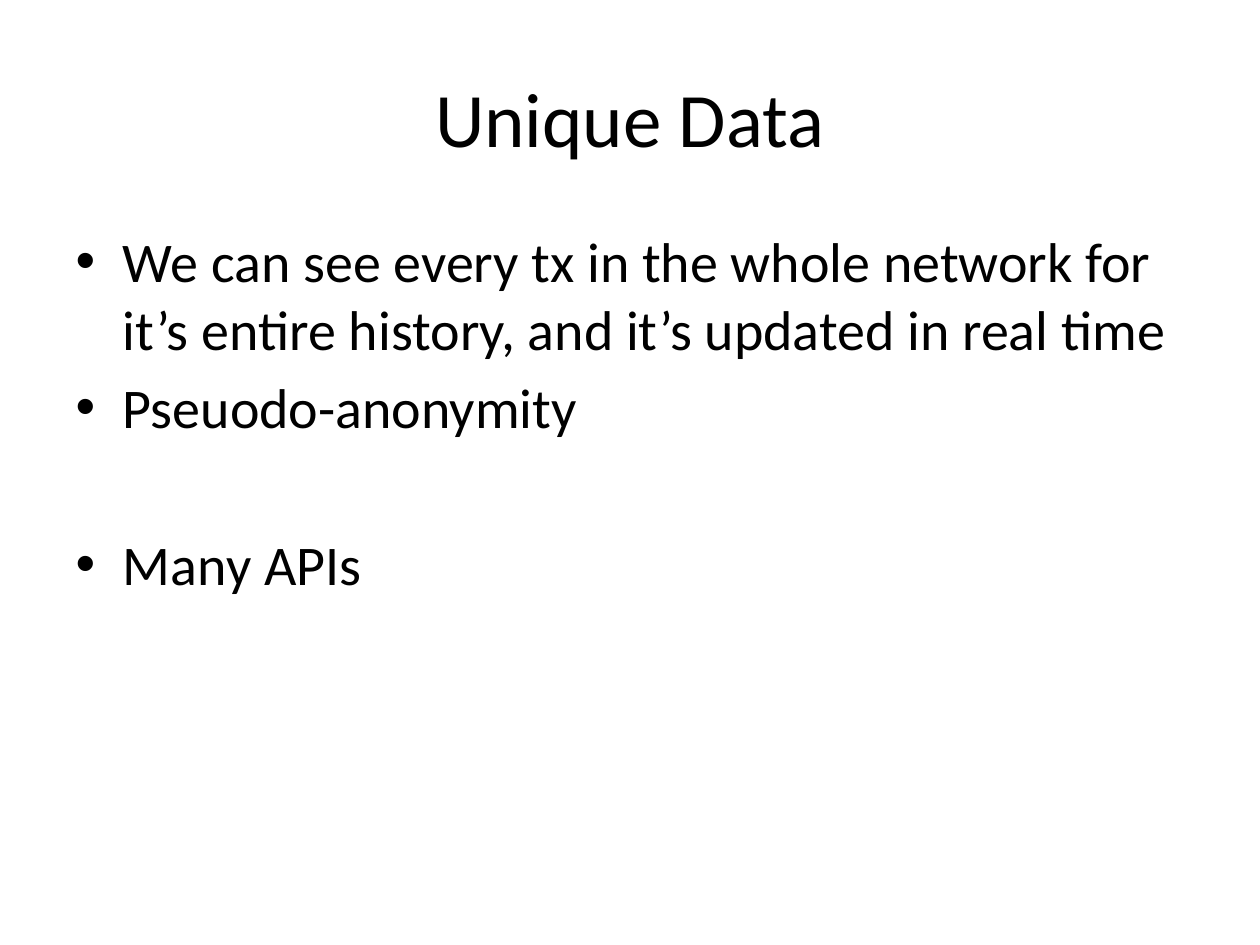
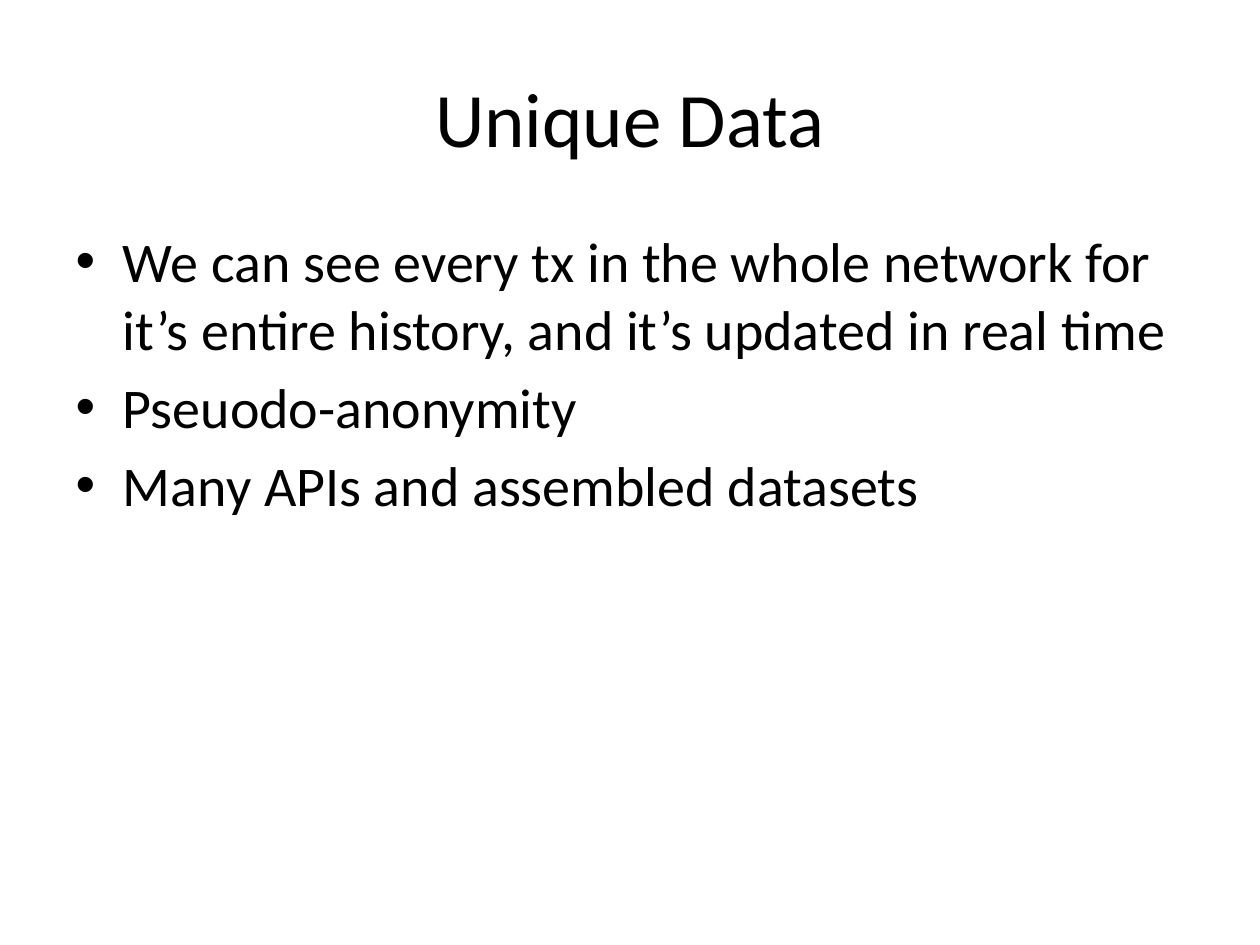
Before and after one commit to dc1340/cornell_data_hackathon_2_2016, a slide deck: slide 8 of Hackathon_Presentation.pptx (slide 7 before the commit). Drawn at 1260x945 pixels with LibreOffice and Linux fonts; fonts in the diff are those of the drawing. Boxes give left, top, right and bottom in pixels: in the first picture for what was removed or moved away, otherwise in the second. Text is boxed around its words. In the diff, an @@ line names an element or a change of style, - is before the commit and + after.

```diff
--- a/Hackathon_Presentation.pptx
+++ b/Hackathon_Presentation.pptx
@@ text at (x1=123, y1=467, x2=919, y2=515): text changed @@
-• Many APIs
+• Many APIs and assembled datasets
```
Also in this commit, not shown: 6 other slides changed, 4 slides added, 2 slides removed.
